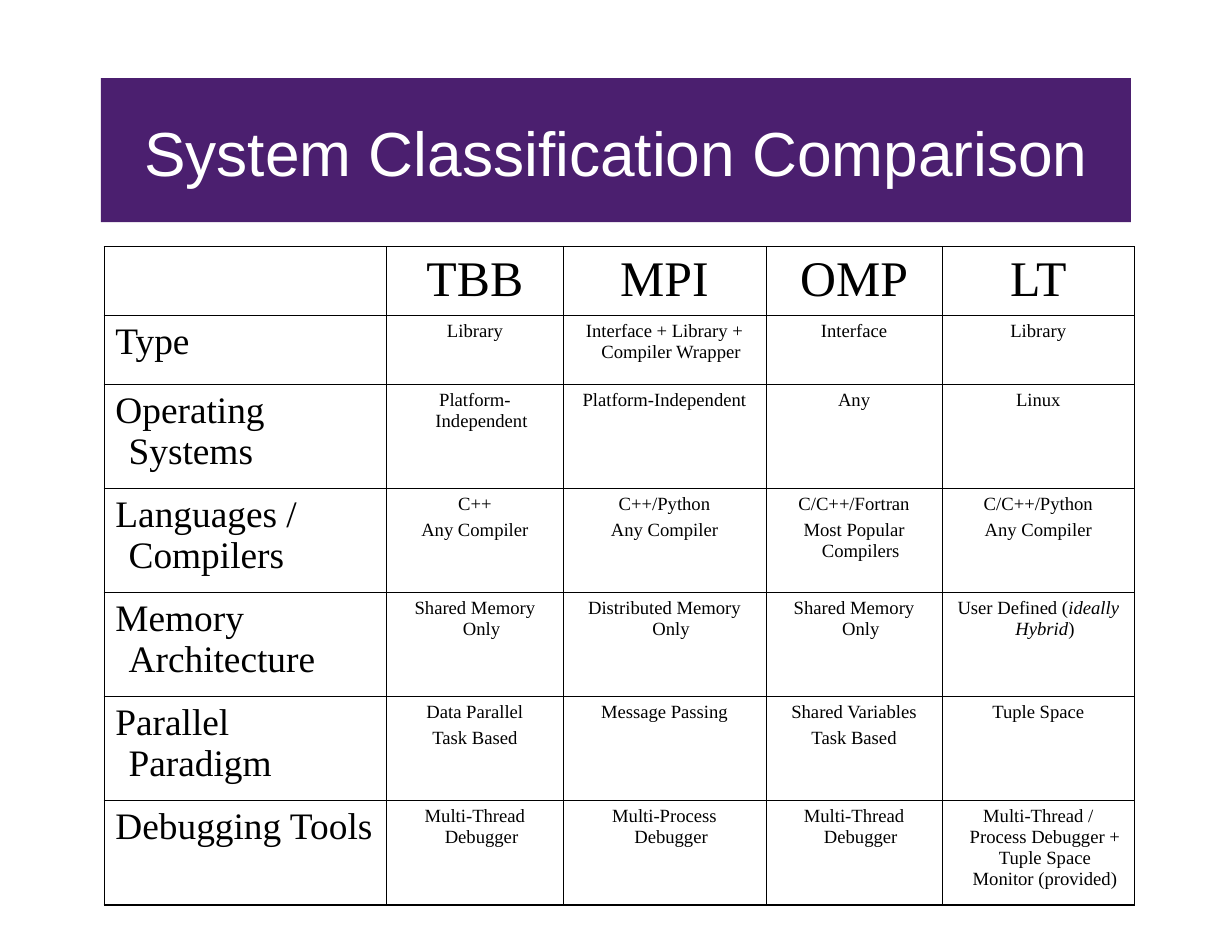
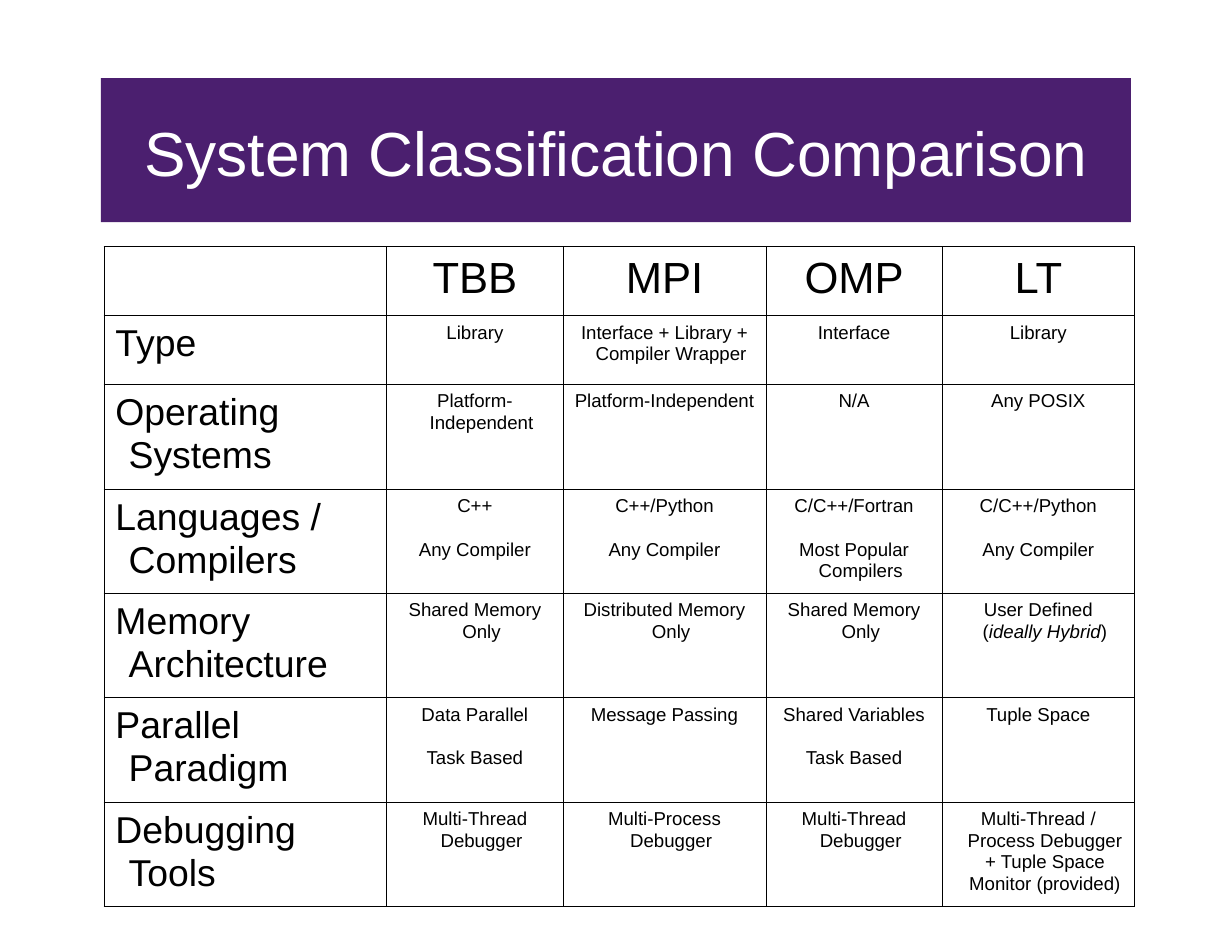
Before and after one commit to FractalDesigns/cowichan-1, a slide deck: slide 5 of presentation-july.ppt. Drawn at 1232x952 pixels with LibreOffice and Linux fonts; fonts in the diff are those of the drawing. Boxes give left, top, right and bottom in pixels: in the first picture for what was removed or moved away, otherwise in the second. Text is boxed around its words. In the diff, an @@ line names an element or a change of style, - is before the commit and + after.

```diff
--- a/presentation-july.ppt
+++ b/presentation-july.ppt
@@ table at <box>104,246,1132,906</box> @@
-row 3, column 4: Any
+row 3, column 4: N/A
-row 3, column 5: Linux
+row 3, column 5: Any POSIX
@@ size 32 to 28 pt in "TBB", "MPI", "OMP", "LT" @@
@@ font Times New Roman to Arial @@
@@ line spacing 1 to 1.04 @@
@@ more space between paragraphs @@
```
Also in this commit, not shown: 5 other slides changed.
